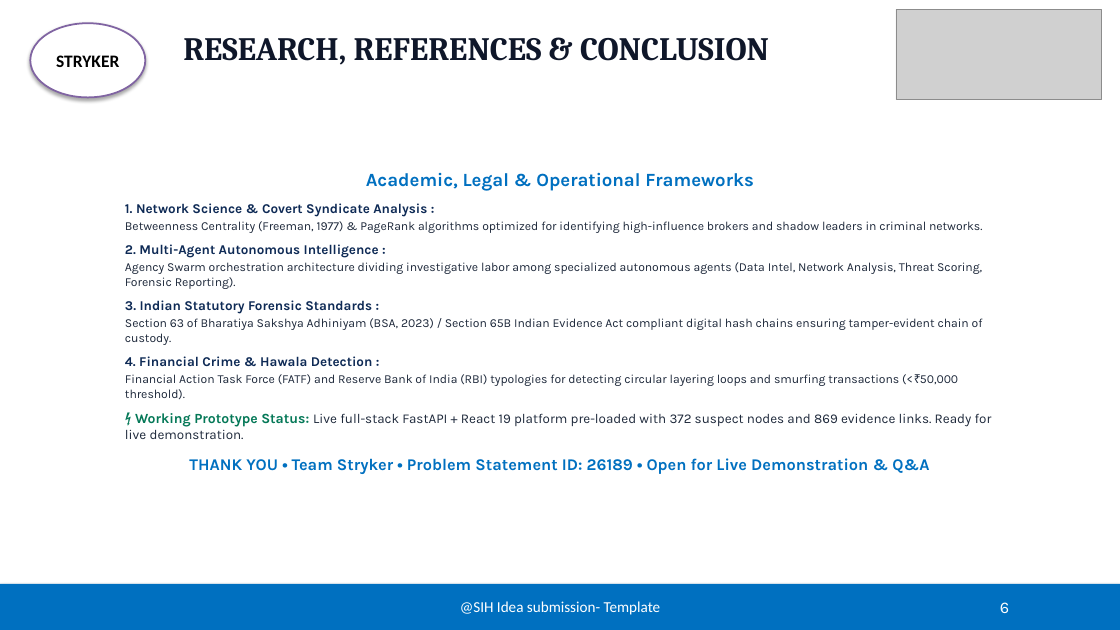
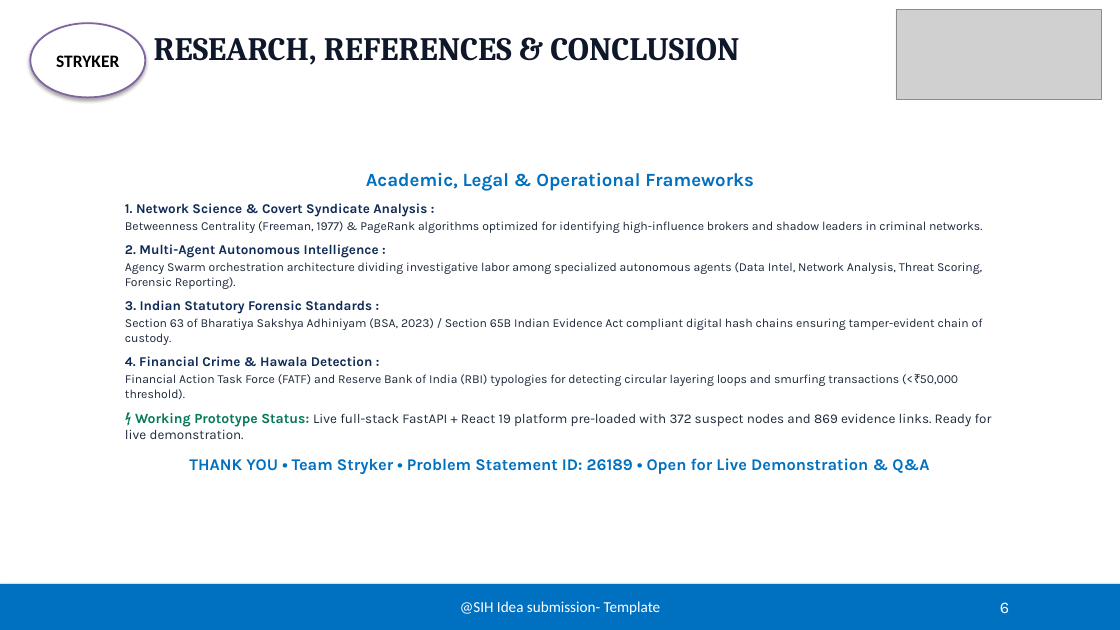
Before and after one commit to vishnukant74248/Criminal-Network-Analysis-System, a slide deck: slide 6 of SIH2026_Criminal_Network_Analysis_System_6Pages.pptx. Drawn at 1120x630 pixels with LibreOffice and Linux fonts; fonts in the diff are those of the drawing; grey boxes stand for pictures. Boxes give left, top, right and bottom in pixels: in the first picture for what was removed or moved away, otherwise in the second. Text is boxed around its words. In the diff, an @@ line names an element or a change of style, - is before the commit and + after.

```diff
--- a/SIH2026_Criminal_Network_Analysis_System_6Pages.pptx
+++ b/SIH2026_Criminal_Network_Analysis_System_6Pages.pptx
@@ text "RESEARCH, REFERENCES & CONCLUSION": place and size @@
-text "RESEARCH, REFERENCES & CONCLUSION" at (183, 38, 769, 65)
+text "RESEARCH, REFERENCES & CONCLUSION" at (154, 38, 739, 65)
```
Also in this commit, not shown: 2 other files.
